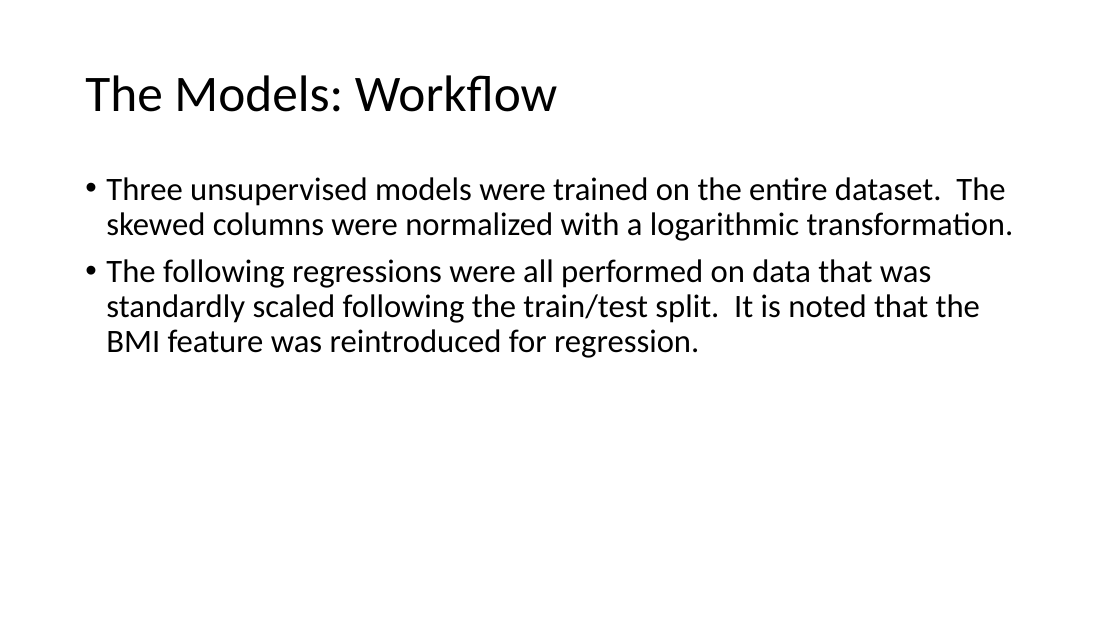
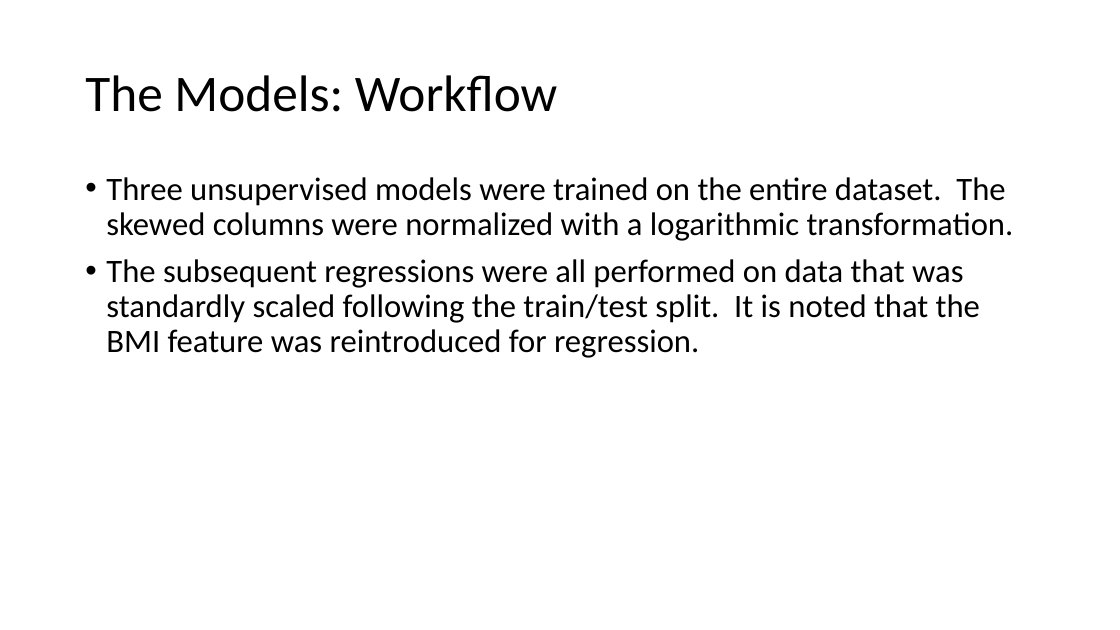
Before and after one commit to M-Matrona/IBM-Machine-Learning-Course, a slide deck: slide 8 of Course_4_Unsupervised_Learning/Classification_Project_Body_Fat_Prediction.pptx. Drawn at 1120x630 pixels with LibreOffice and Linux fonts; fonts in the diff are those of the drawing. Boxes give left, top, right and bottom in pixels: in the first picture for what was removed or moved away, otherwise in the second. Text is boxed around its words. In the diff, an @@ line names an element or a change of style, - is before the commit and + after.

```diff
--- a/Course_4_Unsupervised_Learning/Classification_Project_Body_Fat_Prediction.pptx
+++ b/Course_4_Unsupervised_Learning/Classification_Project_Body_Fat_Prediction.pptx
@@ text at (106,259,980,358): text changed @@
-• The following regressions were all performed on data that was standardly scaled following the train/test split. It is noted that the BMI feature was reintroduced for regression.
+• The subsequent regressions were all performed on data that was standardly scaled following the train/test split. It is noted that the BMI feature was reintroduced for regression.
```
Also in this commit, not shown: 1 other file.
